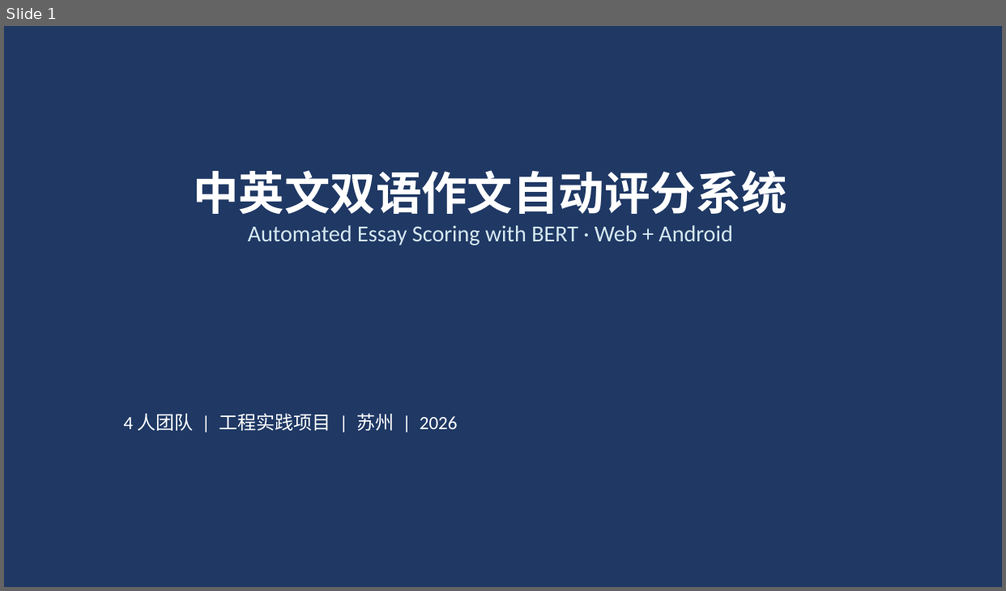
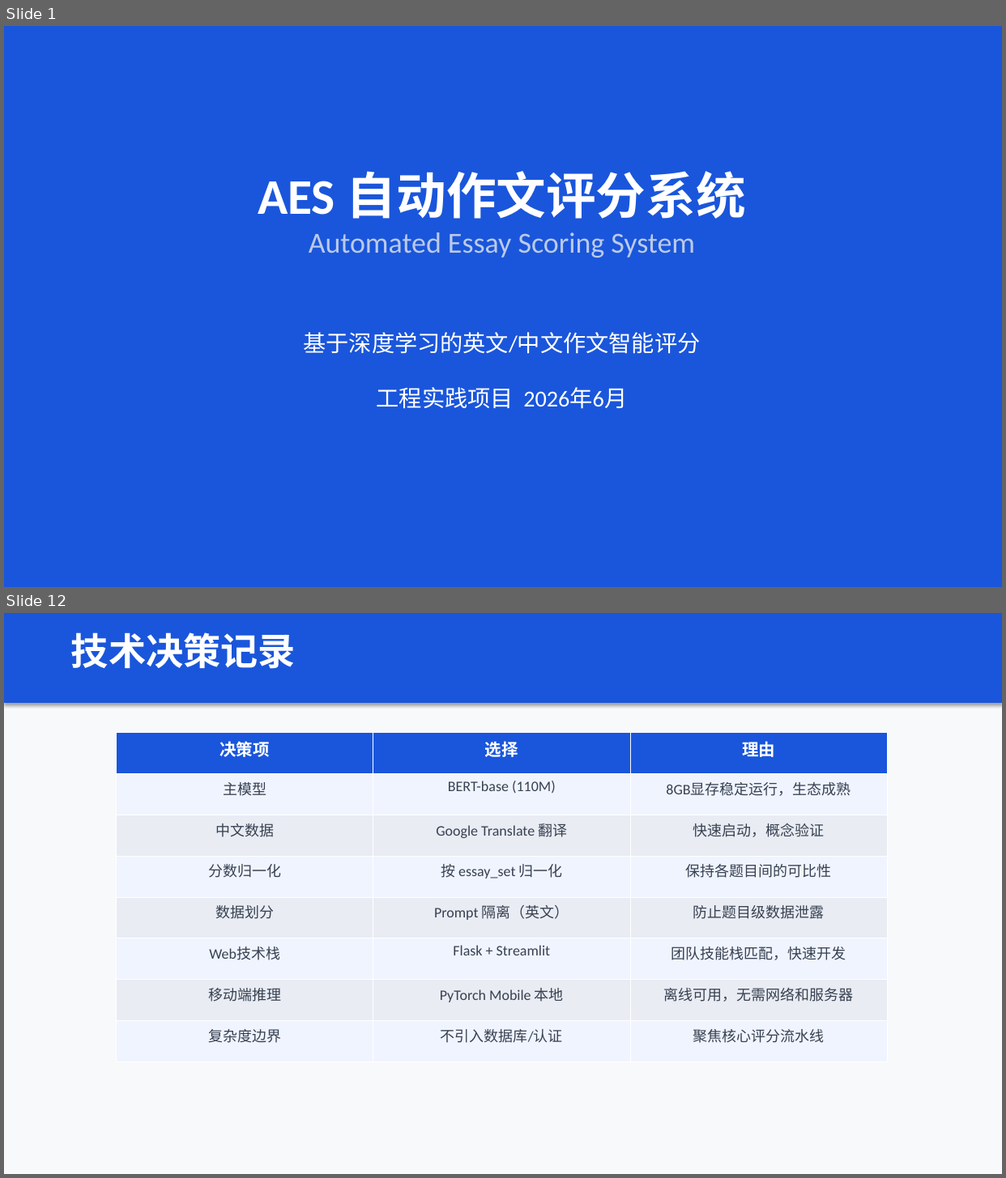
Before and after one commit to Dearsilly/lab, a slide deck: doc/AES_答辩PPT.pptx. Shown one above the other, each under a label of ours: slide 1 before the commit, slides 1 and 12 after it; the slides between them are not shown. The pictures are 1006x591 and 1006x1178 pixels, drawn with LibreOffice and Linux fonts; fonts in the diff are those of the drawing. Boxes give left, top, right and bottom in pixels: in the first picture for what was removed or moved away, otherwise in the second. Text is boxed around its words. In the diff, an @@ line names an element or a change of style, - is before the commit and + after.

```diff
--- a/doc/AES_答辩PPT.pptx
+++ b/doc/AES_答辩PPT.pptx
@@ slide 12 added at (4, 613, 1002, 1174), background #F8F9FA @@
@@ rectangle added at (4, 613, 1002, 703), fill #1A56DB @@
@@ text added at (71, 632, 296, 669), 36 pt, text #FFFFFF, bold @@
+技术决策记录
@@ table added at (117, 733, 887, 1063), 8 rows, 3 columns @@
+决策项 | 选择 | 理由
+主模型 | BERT-base (110M) | 8GB显存稳定运行，生态成熟
+中文数据 | Google Translate 翻译 | 快速启动，概念验证
+分数归一化 | 按 essay_set 归一化 | 保持各题目间的可比性
+数据划分 | Prompt 隔离（英文） | 防止题目级数据泄露
+Web技术栈 | Flask + Streamlit | 团队技能栈匹配，快速开发
+移动端推理 | PyTorch Mobile 本地 | 离线可用，无需网络和服务器
+复杂度边界 | 不引入数据库/认证 | 聚焦核心评分流水线
@@ slide 1 changed as well @@
@@ background #1F3864 to #1A56DB @@
@@ text at (258, 171, 746, 258): text changed; size 22 to 28 pt; text colour #D5E8F0 to #BBCAE8 @@
-中英文双语作文自动评分系统
-Automated Essay Scoring with BERT · Web + Android
+AES 自动作文评分系统
+Automated Essay Scoring System
@@ text at (303, 332, 700, 409): text changed; size 18 to 22 pt @@
-4 人团队 | 工程实践项目 | 苏州 | 2026
+基于深度学习的英文/中文作文智能评分
+工程实践项目 2026年6月
```
Also in this commit, not shown: 1 other slide changed, 10 other slides added, 11 slides removed, 3 other files.
